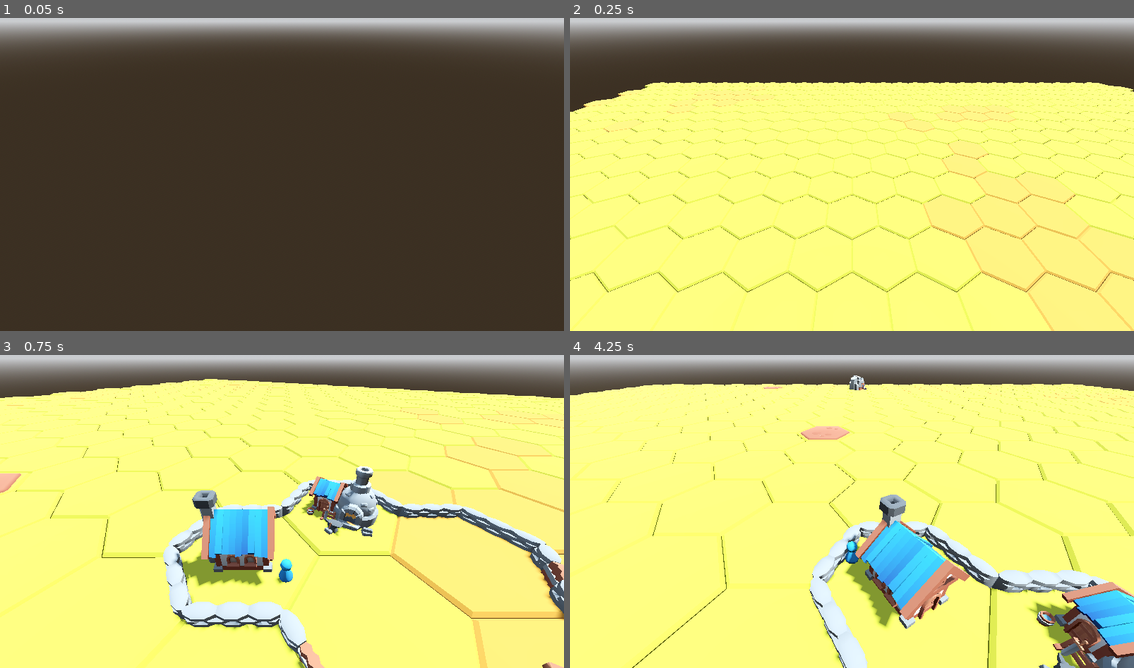
Above: before the commit, frames 1-4 (two rows, left to right).
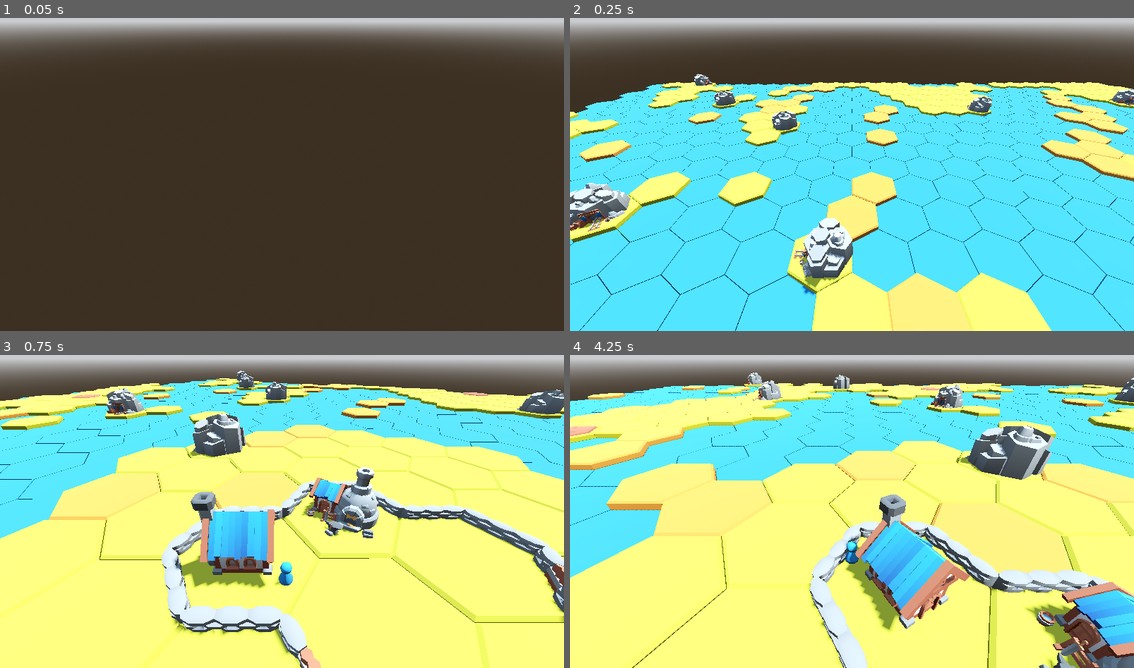
Above: after the commit, the same moments.

Repository: torbenvanassche/hexes_and_alchemy
Game: Godot game, scene res://scenes/root.tscn
The game is run twice, just before and just after one commit, with the same random seed, the same clock (stepped at 60 frames per second) and the same inputs.
Inputs (mouse positions are in pixels of both pictures, inside the frame that each line leads up to):
- Up to frame 1 (0.05 s): no input
- Up to frame 2 (0.25 s): no input
- Up to frame 3 (0.75 s): tap Enter at 0.5 s; move the mouse to (406, 492) at 0.52 s; hold S (camera_pan_backward) from 0.53 s (still down); click (406, 492) at 0.67 s
- Up to frame 4 (4.25 s): release S (camera_pan_backward) at 1.25 s; drag from (739, 524) to (823, 574) at 1.27 s; move the mouse to (908, 439) at 2.02 s; hold A (camera_pan_left) 2.03-2.75 s; click (908, 439) at 2.17 s; drag from (823, 574) to (682, 461) at 2.77 s; move the mouse to (1021, 558) at 3.52 s; tap Q (camera_rotate_left) at 3.6 s; click (1021, 558) at 3.67 s

Frame 1 is identical in both runs. In frame 2, 63% of the frame differs, in the area x 0-100%, y 17-100%; in frame 3, 28%; in frame 4, 25%.

Commit message:
refactor region generation to be elevation based

Diff:
--- a/meshes/kay_fantasy_hexagon/buildings/neutral/fence_stone_straight_gate_collision.tscn
+++ b/meshes/kay_fantasy_hexagon/buildings/neutral/fence_stone_straight_gate_collision.tscn
@@ -7,7 +7,7 @@
 
 [node name="Root Scene" unique_id=588626811 instance=ExtResource("1_dtyi4")]
 
-[node name="StaticBody3D" type="StaticBody3D" parent="RootNode/fence_stone_straight_gate" parent_id_path=PackedInt32Array(734100268) index="1" unique_id=1035457252]
+[node name="StaticBody3D" type="StaticBody3D" parent="RootNode/fence_stone_straight_gate" parent_id_path=PackedInt32Array(283941274) index="1" unique_id=1035457252]
 
 [node name="CollisionShape3D" type="CollisionShape3D" parent="RootNode/fence_stone_straight_gate/StaticBody3D" index="0" unique_id=1502578281]
 transform = Transform3D(1, 0, 0, 0, 1, 0, 0, 0, 1, -0.010015783, 0.0038141303, 0.00088378845)
--- a/resources/region_info/desert.tres
+++ b/resources/region_info/desert.tres
@@ -13,7 +13,8 @@
 [resource]
 script = ExtResource("5_ts14k")
 noise = SubResource("FastNoiseLite_te6hx")
-activation_threshold = 0.7
+noise_min = 0.0
+noise_max = 0.1
 structure_fail_weight = 5.0
 region_weight = 0.5
 material = ExtResource("1_cjbsg")
--- a/resources/region_info/ocean.tres
+++ b/resources/region_info/ocean.tres
@@ -11,7 +11,8 @@
 [resource]
 script = ExtResource("2_yrmbv")
 noise = SubResource("FastNoiseLite_yrmbv")
-activation_threshold = 0.6
+noise_max = 0.0
+priority = 1000
 material = ExtResource("1_dpad2")
 scene_multipliers = Dictionary[ExtResource("2_aaf4r"), float]({
 ExtResource("3_aaf4r"): 1.0
--- a/resources/region_info/plains.tres
+++ b/resources/region_info/plains.tres
@@ -15,7 +15,9 @@
 [resource]
 script = ExtResource("2_te6hx")
 noise = SubResource("FastNoiseLite_te6hx")
-activation_threshold = 0.2
+noise_min = 0.1
+noise_max = 0.5
+priority = 100
 material = ExtResource("1_fa7qv")
 structures = Dictionary[ExtResource("5_v1b04"), float]({
 ExtResource("6_yf7g0"): 2.0,
--- a/scenes/mines.tscn
+++ b/scenes/mines.tscn
@@ -11,4 +11,5 @@
 chunk_radius = 0
 grid_name = "mine_instance"
 custom_regions = Array[ExtResource("2_nxsip")]([ExtResource("3_fxsa3")])
+generate_ocean = false
 use_global_regions = false
--- a/scenes/root.tscn
+++ b/scenes/root.tscn
@@ -7,7 +7,6 @@
 [ext_resource type="Script" uid="uid://m31o3kdm652g" path="res://scripts/hex_system/base/region_info.gd" id="5_3hfy5"]
 [ext_resource type="Resource" uid="uid://bto28untf5lrf" path="res://resources/scene_info/hex/hex_water.tres" id="5_dylgi"]
 [ext_resource type="Resource" uid="uid://cqs6mgr0ms55u" path="res://resources/region_info/plains.tres" id="6_7pvxh"]
-[ext_resource type="Resource" uid="uid://bbahgdc5whoa4" path="res://resources/region_info/ocean.tres" id="7_y3xxt"]
 [ext_resource type="Resource" uid="uid://bflckgydmmunp" path="res://resources/region_info/desert.tres" id="9_y3xxt"]
 [ext_resource type="Script" uid="uid://btydeamnhd6x" path="res://scripts/structures/structure_info.gd" id="10_gt4lb"]
 [ext_resource type="Resource" uid="uid://dbhyrexgkscja" path="res://resources/structure_info/farmland.tres" id="11_ya6yc"]
@@ -50,7 +49,7 @@
 [node name="resource_manager" type="Node" parent="." unique_id=1025417812]
 script = ExtResource("2_sqa0i")
 hexes = Array[ExtResource("3_l5cgh")]([ExtResource("4_vgks2"), ExtResource("5_dylgi")])
-regions = Array[ExtResource("5_3hfy5")]([ExtResource("6_7pvxh"), ExtResource("7_y3xxt"), ExtResource("9_y3xxt")])
+regions = Array[ExtResource("5_3hfy5")]([ExtResource("6_7pvxh"), ExtResource("9_y3xxt")])
 structures = Array[ExtResource("10_gt4lb")]([ExtResource("11_ya6yc"), ExtResource("12_mflgo"), ExtResource("14_8ui5n"), ExtResource("16_jehah"), ExtResource("17_re66h"), ExtResource("18_re66h"), ExtResource("19_isfgf")])
 scenes = Array[ExtResource("15_ya6yc")]([ExtResource("12_vgks2"), ExtResource("16_gt4lb"), ExtResource("18_34frw"), ExtResource("18_mflgo"), ExtResource("20_8ui5n"), ExtResource("21_ccljq"), ExtResource("22_jehah")])
 
--- /dev/null
+++ b/scripts/gameplay/rotator.gd
@@ -0,0 +1,8 @@
+extends Node3D
+
+@export var max_angle: float = 0;
+@export var duration: float = 1;
+var start_angle: float;
+
+func _ready() -> void:
+	start_angle = rotation.z;
--- a/scripts/hex_system/base/hex_grid.gd
+++ b/scripts/hex_system/base/hex_grid.gd
@@ -10,6 +10,7 @@
 
 ##Optionally define custom regions that can generate if you don't want to use the global setting
 @export var custom_regions: Array[RegionInfo];
+@export var generate_ocean: bool = true;
 
 ##Whether or not to merge the general list of regions as part of the generation process
 @export var use_global_regions: bool = true;
--- a/scripts/hex_system/base/region_info.gd
+++ b/scripts/hex_system/base/region_info.gd
@@ -3,9 +3,11 @@
 
 var id: String
 @export var noise: FastNoiseLite
+@export var noise_min: float = -1.0
+@export var noise_max: float = 1.0
+@export var noise_scale: float = 1.0
 
 @export var priority: int = 0
-@export var activation_threshold: float = 0.5
 @export var structure_fail_weight: float = 1;
 @export var region_weight: float = 1.0
 @export var material: StandardMaterial3D;
@@ -15,3 +17,10 @@
 
 func initialize() -> void:
 	id = resource_path.get_file().trim_suffix(".tres");
+
+func matches(x: int, y: int) -> bool:
+	if noise == null:
+		return true
+
+	var n := noise.get_noise_2d(float(x) * noise_scale,float(y) * noise_scale)
+	return n >= noise_min and n <= noise_max
--- a/scripts/resource_manager.gd
+++ b/scripts/resource_manager.gd
@@ -6,6 +6,8 @@
 
 @export var scenes: Array[SceneInfo]
 var scene_data: Array[SceneInfo];
+
+@onready var ocean_descriptor: RegionInfo = preload("res://resources/region_info/ocean.tres");
 
 const CUBE_DIRS : Array[Vector3i] = [
 	Vector3i(1,-1,0), Vector3i(1,0,-1), Vector3i(0,1,-1),
@@ -82,23 +84,16 @@
 
 func get_region_for(x: int, y: int, region_options: Array[RegionInfo] = regions) -> RegionInfo:
 	var best_region: RegionInfo = null
-	var best_score := -INF
+	var best_priority := -INF
 
-	for region in region_options:
-		if region.noise == null:
+	for region: RegionInfo in region_options:
+		if not region.matches(x, y):
 			continue
 
-		var n := (region.noise.get_noise_2d(x, y) + 1.0) * 0.5
-		if n < region.activation_threshold:
-			continue
-
-		var score := n + region.priority * 10.0
-
-		if score > best_score:
-			best_score = score
+		if region.priority > best_priority:
+			best_priority = region.priority
 			best_region = region
 
-	if best_region == null:
-		best_region = region_options.pick_random();
-
+	if not best_region:
+		return DataManager.instance.ocean_descriptor;
 	return best_region
Not shown, added: scripts/gameplay/rotator.gd.uid
